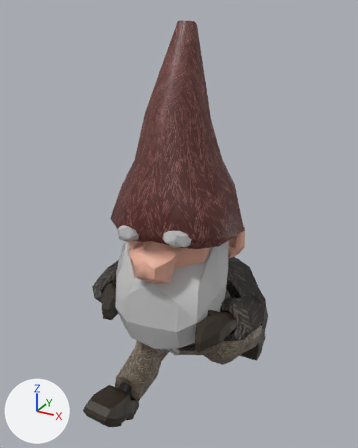
Two versions of the FBX model Assets/Models/Player/PlayerRealWithAnim.fbx, one commit apart.
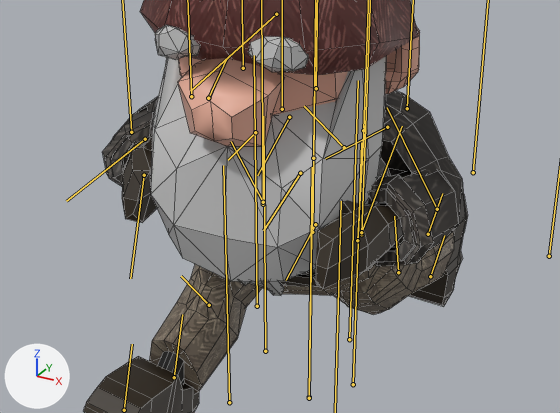
Each version appears first whole from a 50 mm camera at (0.505, -0.996, 1.062) aimed at (-0.022, -0.037, 0.583), and next in a close-up on the part from 12% to 87% of the width and 48% to 92% of the height. Lighting does not change. The marker at lower left points along +X, +Y and +Z. Both versions are drawn at frame 306 of the action 'Take 001'; the numbers are the values there. The bones that bend it are drawn over the model as lines in the close-ups. The close-ups show mesh edges as thin lines.

Objects in the first close-up: 'TomteMeshReal:Tomte1'.
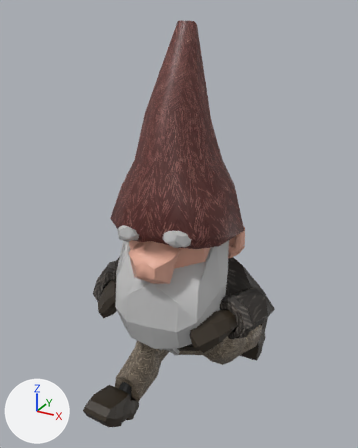
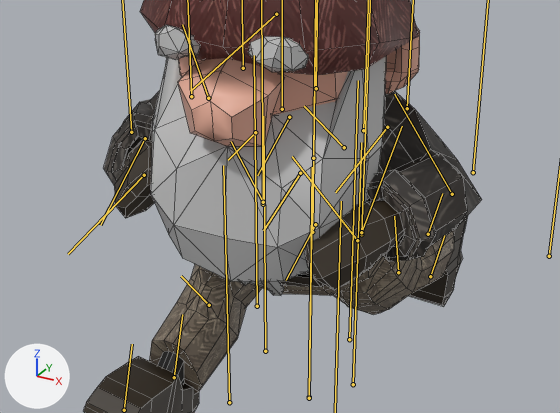
What the commit changed:
Bone 'TomteRig_LeftArm' (bone_tomterig_leftarm) turns from (1, -6, 29) to (73, 14, 32) degrees about its own x, y and z.
Bone 'TomteRig_LeftForeArm' (bone_tomterig_leftforearm) turns from (0, 0, 92) to (-4, 57, 98) degrees about its own x, y and z.
Bone 'TomteRig_LeftHand' (bone_tomterig_lefthand) turns from (-41, 0, 0) to (22, 0, 0) degrees about its own x, y and z.
Bone 'TomteRig_RightArm' (bone_tomterig_rightarm) turns from (-1, 3, 19) to (46, 3, 19) degrees about its own x, y and z.
Bone 'TomteRig_RightForeArm' (bone_tomterig_rightforearm) turns from (0, 0, 105) to (-4, 44, 113) degrees about its own x, y and z.
Bone 'TomteRig_RightHand' (bone_tomterig_righthand) turns from (-44, 0, 0) to (16, 0, 0) degrees about its own x, y and z.

Pixel boxes (x1, y1, x2, y2) of what changed, in the close-ups (560 x 413 px):
'TomteMeshReal:Tomte1', posed
    before: (83, 0, 468, 413)
    after: (83, 0, 482, 413)
bone 'TomteRig_LeftArm', root to tip
    before: (387, 127) to (325, 158)
    after: (387, 127) to (335, 192)
bone 'TomteRig_LeftForeArm', root to tip
    before: (437, 209) to (387, 107)
    after: (452, 194) to (394, 94)
bone 'TomteRig_LeftHand', root to tip
    before: (357, 240) to (364, 125)
    after: (357, 240) to (292, 156)
bone 'TomteRig_RightArm', root to tip
    before: (208, 98) to (226, 59)
    after: (208, 98) to (182, 24)
bone 'TomteRig_RightForeArm', root to tip
    before: (145, 139) to (66, 201)
    after: (145, 138) to (100, 225)
bone 'TomteRig_RightHand', root to tip
    before: (144, 175) to (130, 278)
    after: (144, 175) to (68, 254)
